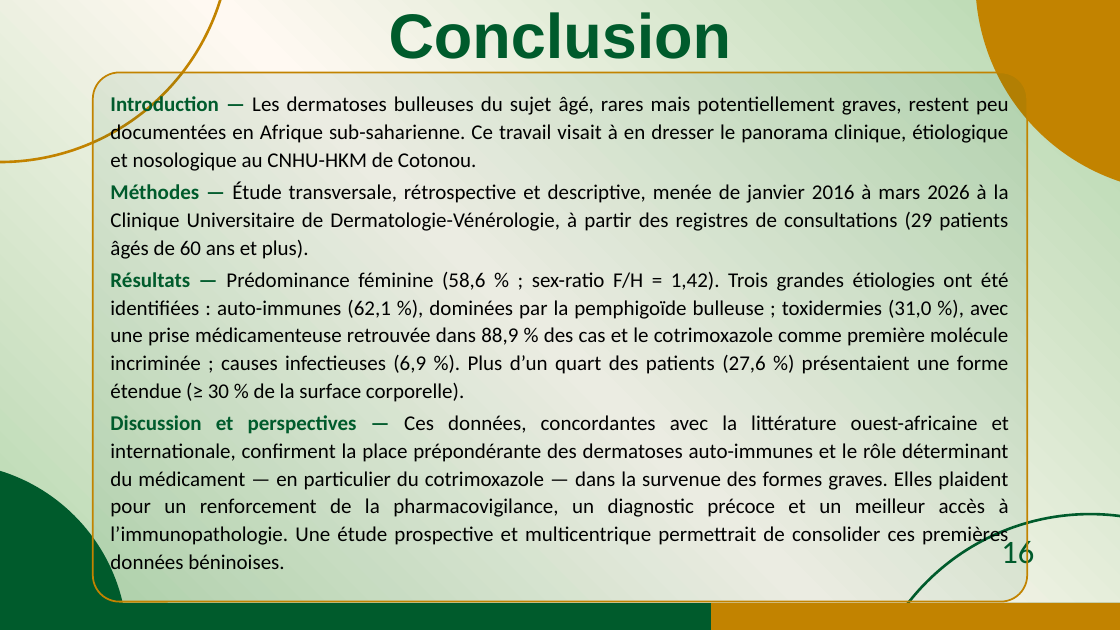
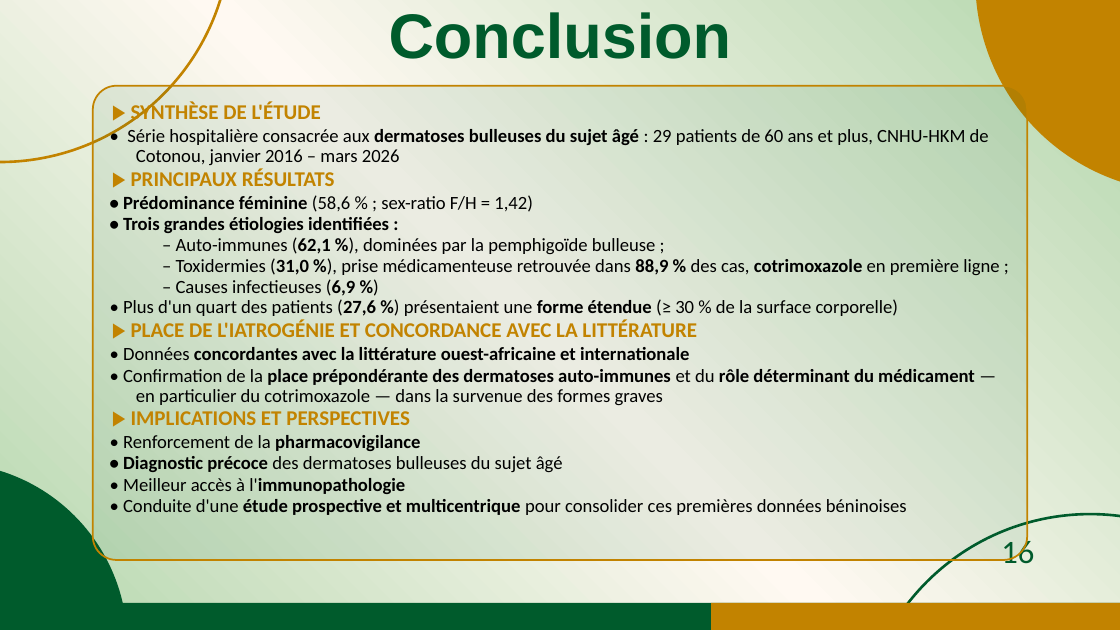
Before and after one commit to jicorporate/GFMP, a slide deck: slide 16 of Communication Orale_JDA1_sujets agés_30mai.pptx. Drawn at 1120x630 pixels with LibreOffice and Linux fonts; fonts in the diff are those of the drawing. Boxes give left, top, right and bottom in pixels: in the first picture for what was removed or moved away, otherwise in the second. Text is boxed around its words. In the diff, an @@ line names an element or a change of style, - is before the commit and + after.

Commit message:
git commit -m "Update Communication Orale_JDA1_sujets ag\303\251s_30mai.pptx and Communication Orale_JDA1_sujets_enfant_30mai.pptx"

```diff
--- a/Communication Orale_JDA1_sujets agés_30mai.pptx
+++ b/Communication Orale_JDA1_sujets agés_30mai.pptx
@@ rounded rectangle "▶ SYNTHÈSE DE L'ÉTUDE": place and size @@
-rounded rectangle "▶ SYNTHÈSE DE L'ÉTUDE" at <box>92,72,1027,602</box>
+rounded rectangle "▶ SYNTHÈSE DE L'ÉTUDE" at <box>92,86,1027,560</box>
@@ text in rounded rectangle at <box>123,101,999,515</box>: text changed; size 18 to 16 pt @@
-Introduction — Les dermatoses bulleuses du sujet âgé, rares mais potentiellement graves, restent peu documentées en Afrique sub-saharienne. Ce travail visait à en dresser le panorama clinique, étiologique et nosologique au CNHU-HKM de Cotonou.
-Méthodes — Étude transversale, rétrospective et descriptive, menée de janvier 2016 à mars 2026 à la Clinique Universitaire de Dermatologie-Vénérologie, à partir des registres de consultations (29 patients âgés de 60 ans et plus).
-Résultats — Prédominance féminine (58,6 % ; sex-ratio F/H = 1,42). Trois grandes étiologies ont été identifiées : auto-immunes (62,1 %), dominées par la pemphigoïde bulleuse ; toxidermies (31,0 %), avec une prise médicamenteuse retrouvée dans 88,9 % des cas et le cotrimoxazole comme première molécule incriminée ; causes infectieuses (6,9 %). Plus d’un quart des patients (27,6 %) présentaient une forme étendue (≥ 30 % de la surface corporelle).
-Discussion et perspectives — Ces données, concordantes avec la littérature ouest-africaine et internationale, confirment la place prépondérante des dermatoses auto-immunes et le rôle déterminant du médicament — en particulier du cotrimoxazole — dans la survenue des formes graves. Elles plaident pour un renforcement de la pharmacovigilance, un diagnostic précoce et un meilleur accès à l’immunopathologie. Une étude prospective et multicentrique permettrait de consolider ces premières données béninoises.
+▶ SYNTHÈSE DE L'ÉTUDE
+• Série hospitalière consacrée aux dermatoses bulleuses du sujet âgé : 29 patients de 60 ans et plus, CNHU-HKM de Cotonou, janvier 2016 – mars 2026
+▶ PRINCIPAUX RÉSULTATS
+• Prédominance féminine (58,6 % ; sex-ratio F/H = 1,42)
+• Trois grandes étiologies identifiées :
+  – Auto-immunes (62,1 %), dominées par la pemphigoïde bulleuse ;
+  – Toxidermies (31,0 %), prise médicamenteuse retrouvée dans 88,9 % des cas, cotrimoxazole en première ligne ;
+  – Causes infectieuses (6,9 %)
+• Plus d'un quart des patients (27,6 %) présentaient une forme étendue (≥ 30 % de la surface corporelle)
+▶ PLACE DE L'IATROGÉNIE ET CONCORDANCE AVEC LA LITTÉRATURE
+• Données concordantes avec la littérature ouest-africaine et internationale
+• Confirmation de la place prépondérante des dermatoses auto-immunes et du rôle déterminant du médicament — en particulier du cotrimoxazole — dans la survenue des formes graves
+▶ IMPLICATIONS ET PERSPECTIVES
+• Renforcement de la pharmacovigilance
+• Diagnostic précoce des dermatoses bulleuses du sujet âgé
+• Meilleur accès à l'immunopathologie
+• Conduite d'une étude prospective et multicentrique pour consolider ces premières données béninoises
```
Also in this commit, not shown: 1 other file.
